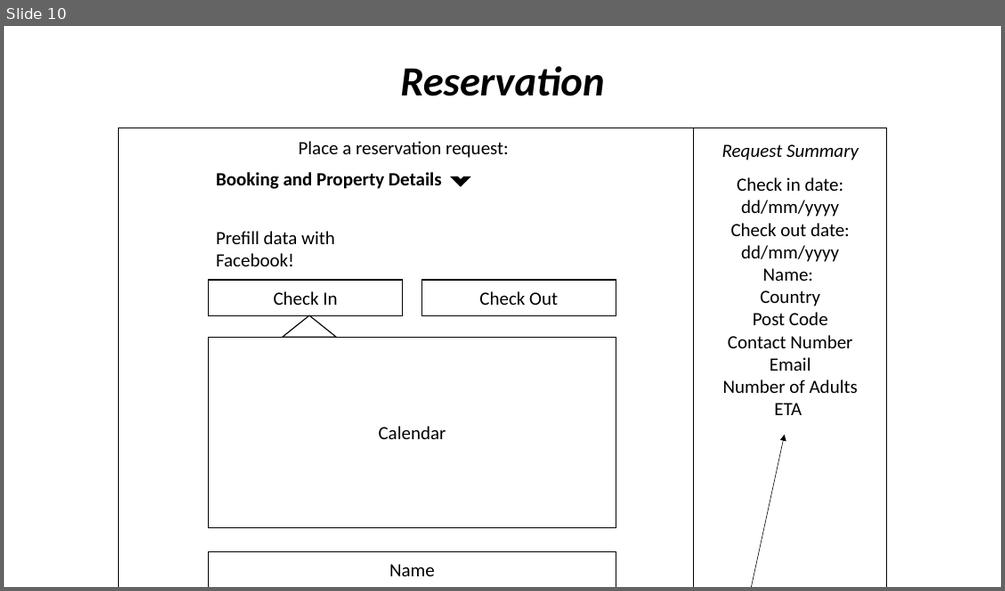
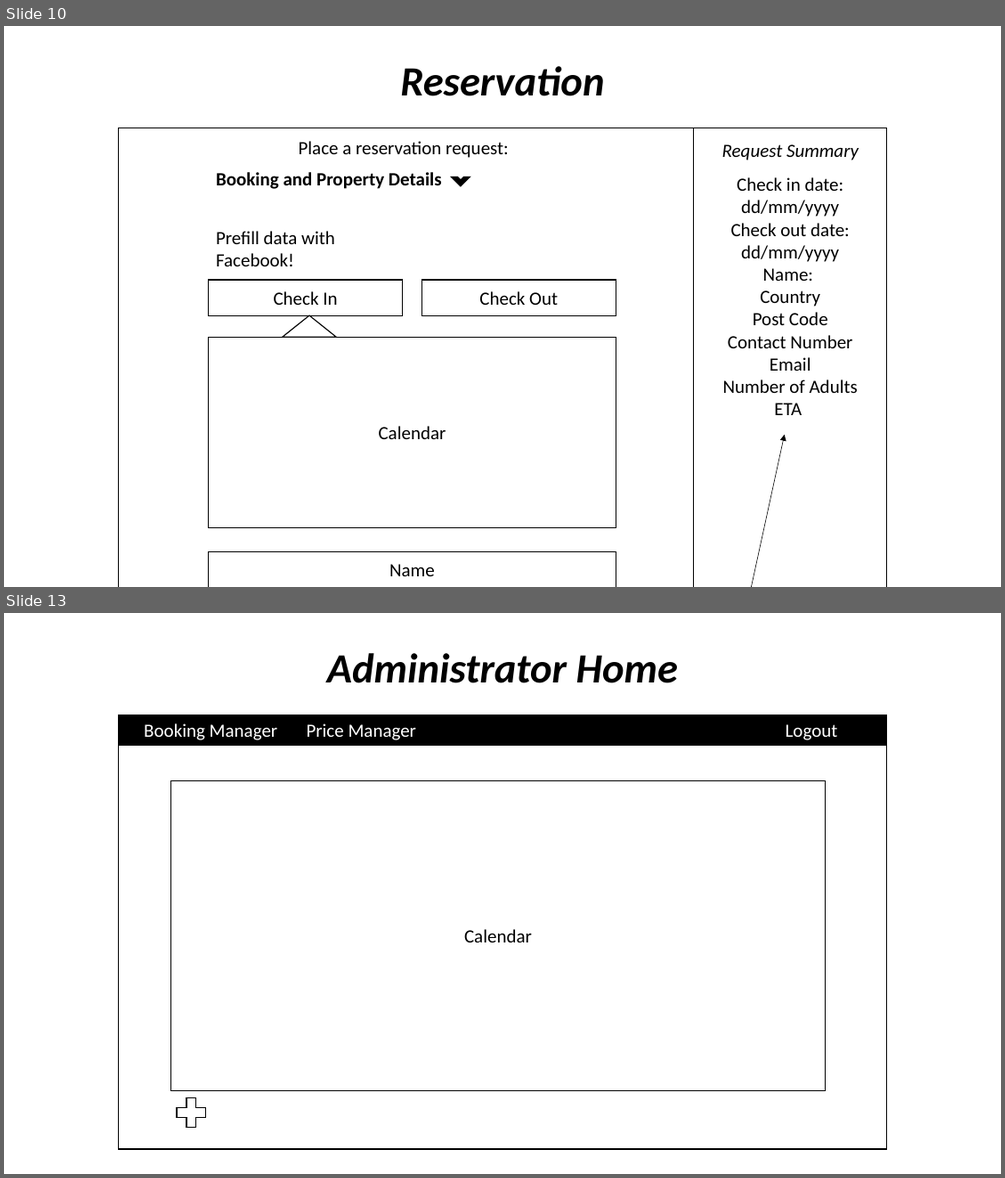
Before and after one commit to carlkassebaum/carob-cottage, a slide deck: documentation/flow_diagrams/Diagrams.pptx. Shown one above the other, each under a label of ours: slide 10 before the commit, slides 10 and 13 after it; the slides between them are not shown. The pictures are 1005x591 and 1005x1178 pixels, drawn with LibreOffice and Linux fonts; fonts in the diff are those of the drawing. Boxes give left, top, right and bottom in pixels: in the first picture for what was removed or moved away, otherwise in the second. Text is boxed around its words. In the diff, an @@ line names an element or a change of style, - is before the commit and + after.

Commit message:
Issue #1 - Finalising initial design documentation
The following design diagrams have been completed and added to the Diagrams.pttx and key_deisng_elements.docx file:
- Administrator Login
- Administrator Home Page
- Booking Manager
- Individual Booking Page
- Price Manager
- New Price Addition

This completes the design of the administrative component of the application.

```diff
--- a/documentation/flow_diagrams/Diagrams.pptx
+++ b/documentation/flow_diagrams/Diagrams.pptx
@@ slide 13 added at [4, 613, 1001, 1174], background #FFFFFF @@
@@ text added at [327, 653, 678, 683], 40 pt, text #000000, bold, italic @@
+Administrator Home
@@ rectangle added at [119, 714, 887, 1149], fill #FFFFFF, outline #000000 1 pt @@
@@ rectangle added at [119, 714, 887, 746], fill #000000, outline #000000 1 pt @@
@@ text added at [144, 723, 278, 740], 18 pt, text #FFFFFF @@
+Booking Manager
@@ text added at [307, 723, 416, 740], 18 pt, text #FFFFFF @@
+Price Manager
@@ text added at [785, 724, 838, 740], 18 pt, text #FFFFFF @@
+Logout
@@ rectangle added at [170, 781, 825, 1091], fill #FFFFFF, outline #000000 1 pt, 18 pt, text #000000 @@
+Calendar
@@ plus sign added at [171, 1093, 211, 1133], fill #FFFFFF, outline #000000 1 pt @@
```
Also in this commit, not shown: 1 slide changed, 5 other slides added, 1 other file.
